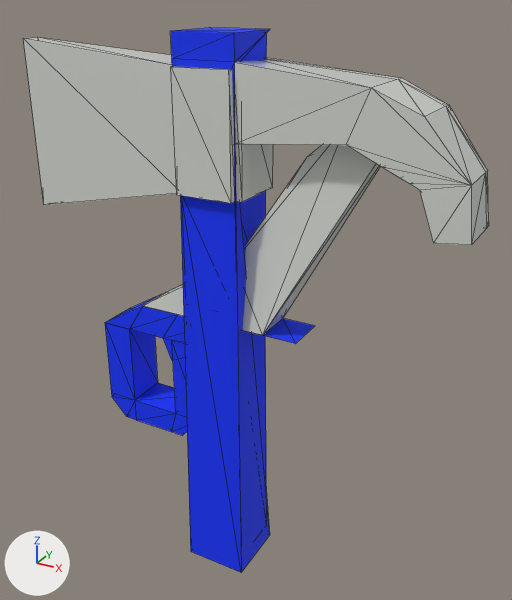
What one commit did to the glTF model assets/models/shears/shears.gltf.
Before and after are seen from a 50 mm camera at (2.18, -3.58, 3.74) aimed at (0.13, 0.16, 1.88). Lighting does not change. The marker at lower left points along +X, +Y and +Z. Mesh edges are drawn as thin lines. Where no turn or scale is listed for an object, it has been applied to the vertices. Vertices at the same position are counted once.
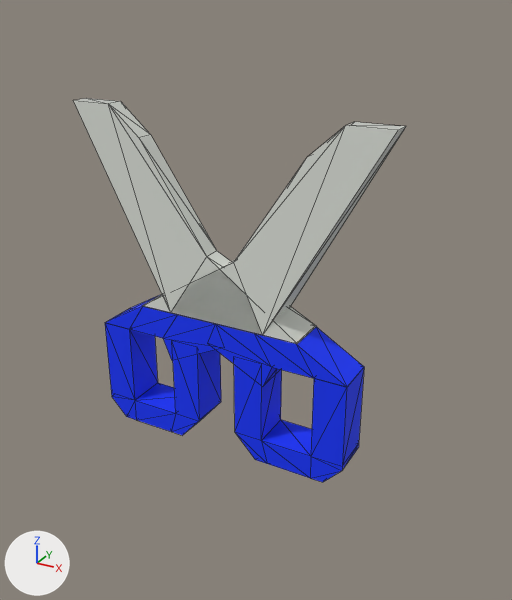
Where the change shows, as pixel boxes [x1, y1, x2, y2] in the pictures (512 x 600 px):
'Cube.002', reshaped
    before: [105, 145, 381, 435]
    after: [74, 98, 406, 482]
'Cube', deleted
    before: [170, 28, 489, 573]
    faces in mat_wood (blue #0031ff): [170, 28, 270, 573]
    faces in mat_metal (light grey #d7dbd3): [235, 57, 489, 245]
'Cube.001', deleted
    before: [23, 33, 273, 486]
    faces in mat_metal (light grey #d7dbd3): [23, 37, 273, 205]
    faces in mat_wood (blue #0031ff): [235, 33, 267, 486]
part 1 of me_cube_002, added
    after: [74, 98, 364, 482]

Patch to the scene script:
```diff
--- a/assets/models/shears/shears.gltf.py
+++ b/assets/models/shears/shears.gltf.py
@@ me_cube_002 @@
 # used by ob_cube_002; location = (0.0, 0.0, 1.18)
-me_cube_002.from_pydata(...)  # 54 vertices, 98 faces; spans x -0.91..1.07, y -0.15..0.14, z -0.32..1.91
+me_cube_002.from_pydata(...)  # 102 vertices, 196 faces; spans x -1.07..1.07, y -0.15..0.14, z -0.32..1.91
+# me_cube_002 part 1
+# 29 vertices are added at x -1.07..0.91, y -0.15..0.14, z -0.32..1.91
+# 19 new vertices lie (0.0, 0.28, 0.0) away from vertices in x -0.34..0.91, y -0.15..-0.14, z -0.32..0.62
+# 80 new faces join them, mat_wood (blue #0031ff)
+# 18 new faces join them, mat_metal (light grey #d7dbd3)
 me_cube_002.materials.append(mat_wood)
@@ ob_cube @@
-ob_cube = bpy.data.objects.new('Cube', me_cube)
-ob_cube.location = (0.0, 0.0, 0.0)
@@ ob_cube_001 @@
-ob_cube_001 = bpy.data.objects.new('Cube.001', me_cube_001)
-ob_cube_001.location = (0.0, 0.0, 1.476)
```
